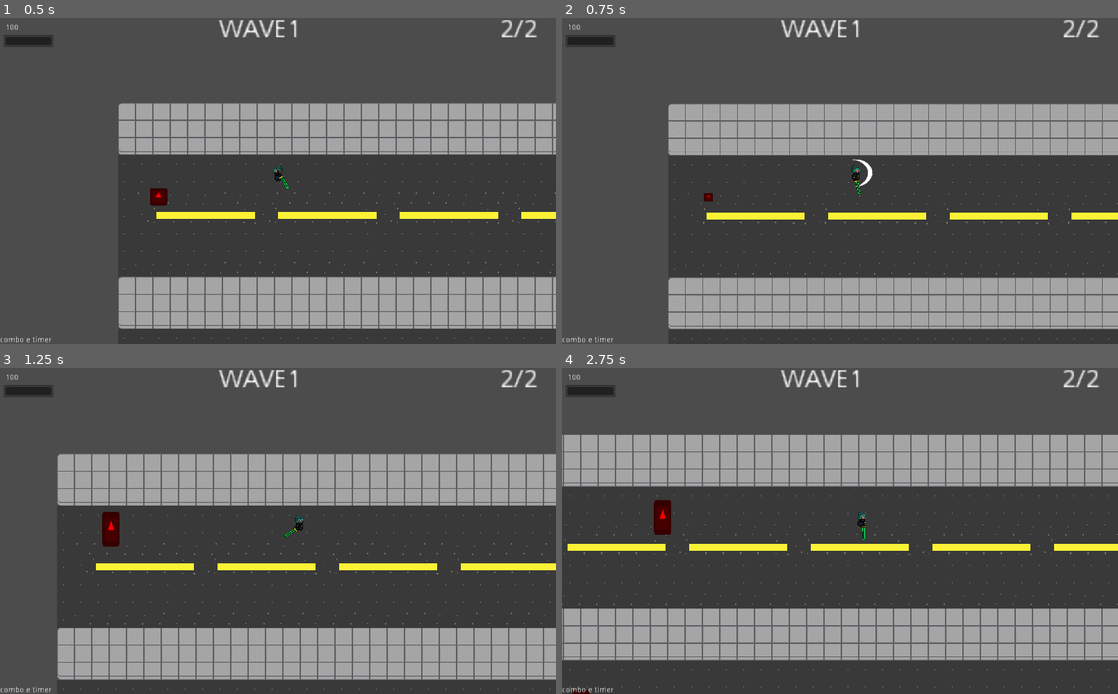
Above: before the commit, frames 1-4 (two rows, left to right).
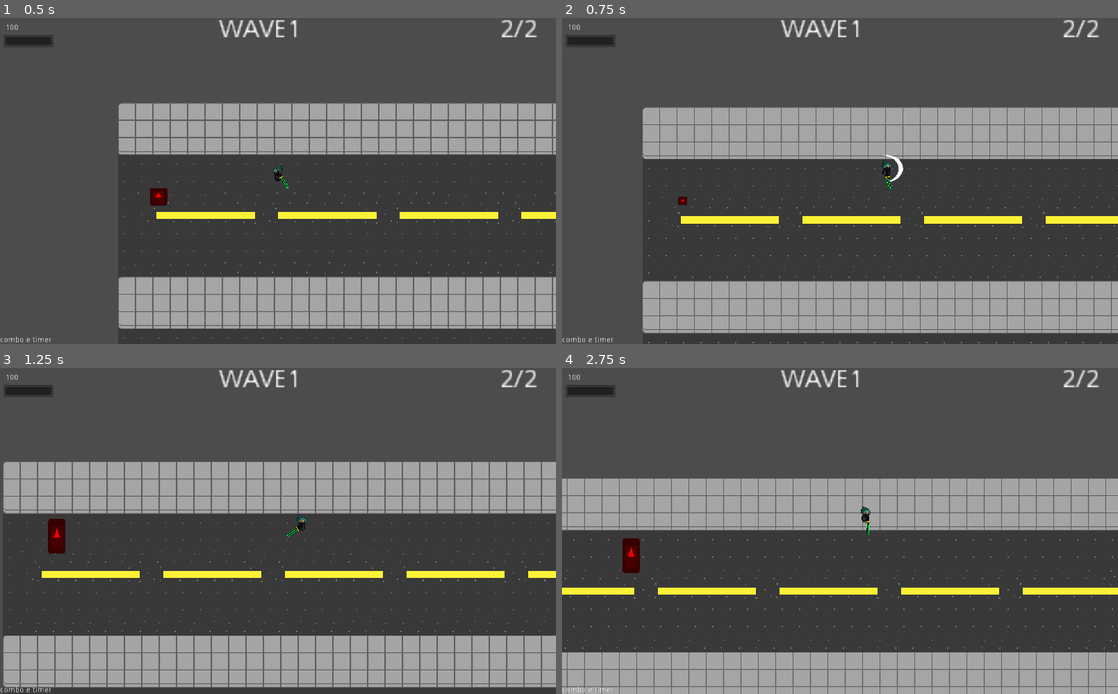
Above: after the commit, the same moments.

Repository: BielMaxBR/jam-do-renzk
Game: Godot game, scene res://scenes/Cenario/main.tscn
The game is run twice, just before and just after one commit, with the same random seed, the same clock (stepped at 60 frames per second) and the same inputs. The engine's default icon, where the game draws it, is replaced by a stand-in: a white triangle on a blue panel in a dark square.
Inputs (mouse positions are in pixels of both pictures, inside the frame that each line leads up to):
- Up to frame 1 (0.5 s): no input
- Up to frame 2 (0.75 s): move the mouse to (962, 164) at 0.52 s; hold D (ui_right) from 0.53 s (still down); click (962, 164) at 0.6 s
- Up to frame 3 (1.25 s): keep holding D (ui_right)
- Up to frame 4 (2.75 s): move the mouse to (728, 547) at 1.27 s; release D (ui_right) at 1.28 s; hold S (ui_down) 1.28-2.03 s; click (728, 547) at 1.35 s; move the mouse to (895, 459) at 2.02 s; hold D (ui_right) from 2.03 s (still down); right-click (895, 459) at 2.1 s; click (895, 459) at 2.3 s

Frame 1 is identical in both runs. In frame 2, 12% of the frame differs, in the area x 14-100%, y 26-100%; in frame 3, 21%; in frame 4, 54%, in the area x 0-100%, y 20-100%.

Commit message:
tirando peso da sacola

Diff:
--- a/projeto do jogo da jam/scripts/player/player.gd
+++ b/projeto do jogo da jam/scripts/player/player.gd
@@ -72,7 +72,7 @@
 	if pode_ataque:
 		$"arma/area_ataque/colisao_area".disabled = false
 		var vetor_direcao = (get_global_mouse_position() - self.global_position).normalized()
-		move_and_slide(vetor_direcao*700)
+		move_and_slide(vetor_direcao*7000)
 
 		emit_signal("recuo", vetor_direcao, forca_recuo, cadencia_ataque/2)
 		var efeito = pre_efeito.instance()
Not shown, changed: CookieSongs/Gostei/TimeForChocolate.wav
